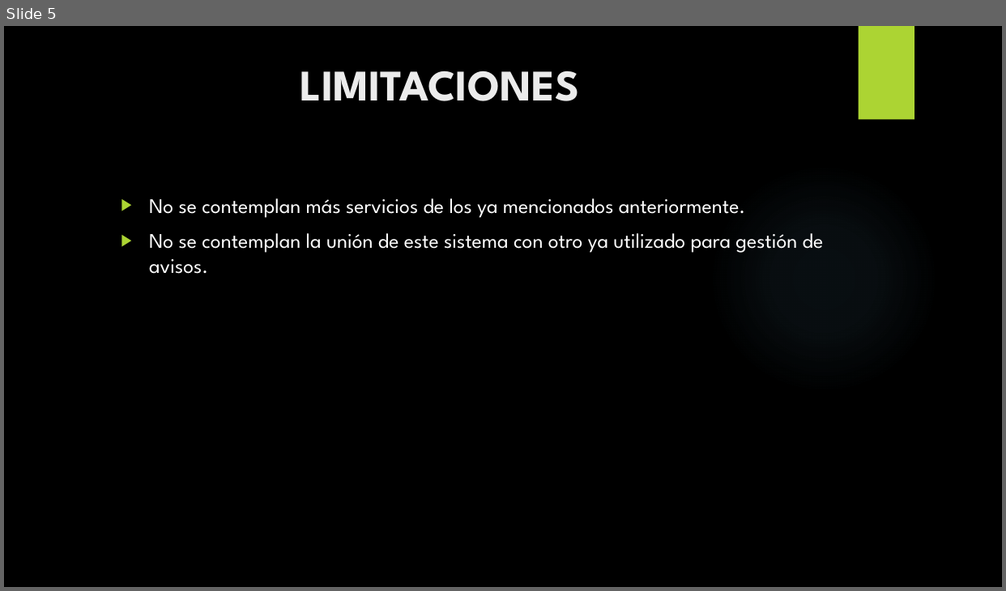
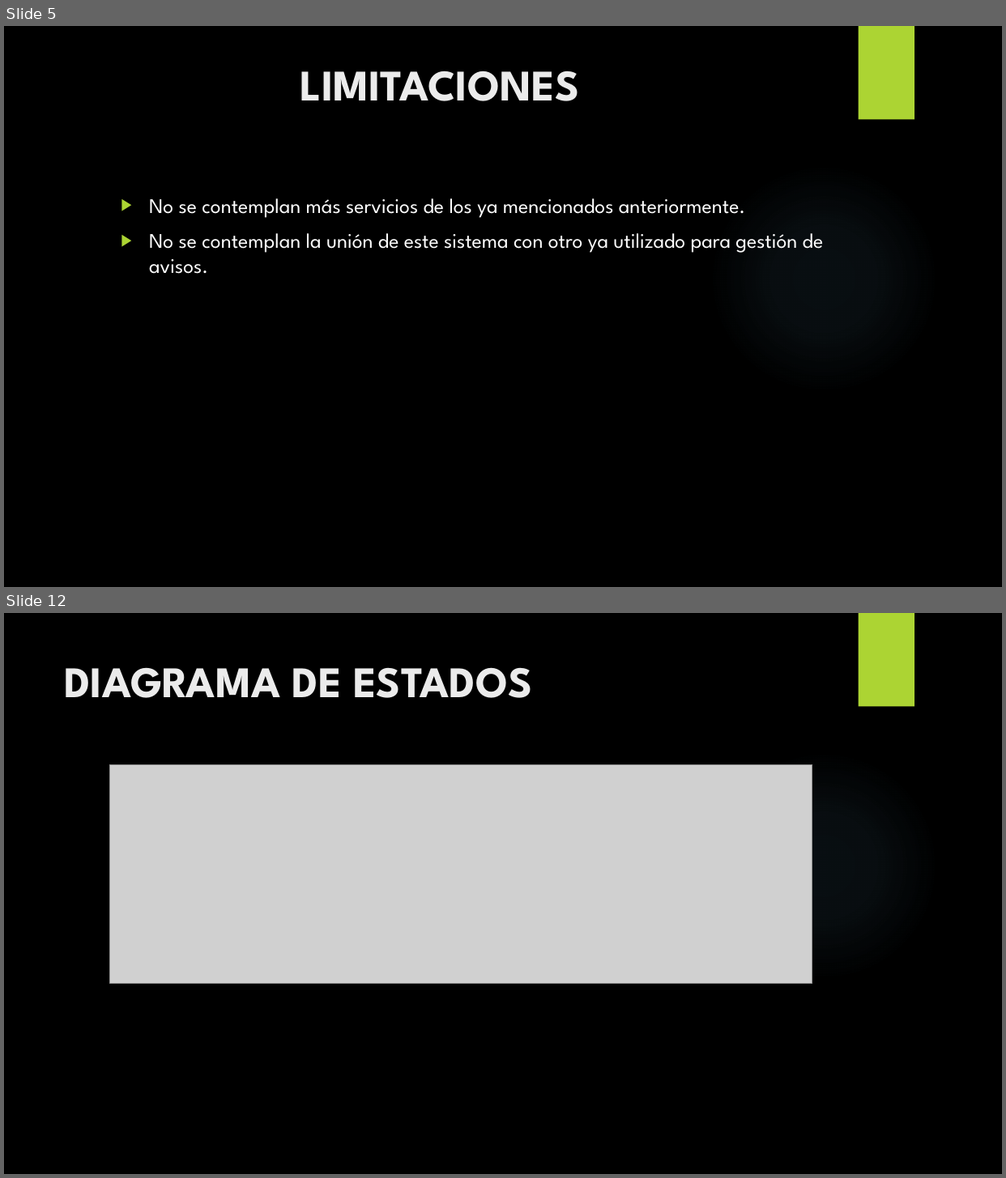
Before and after one commit to areco93/F5Facat, a slide deck: Documentos/F5 Facat(Final).pptx. Shown one above the other, each under a label of ours: slide 5 before the commit, slides 5 and 12 after it; the slides between them are not shown. The pictures are 1006x591 and 1006x1178 pixels, drawn with LibreOffice and Linux fonts; fonts in the diff are those of the drawing; grey boxes stand for pictures; background and template pictures are left out. Boxes give left, top, right and bottom in pixels: in the first picture for what was removed or moved away, otherwise in the second. Text is boxed around its words. In the diff, an @@ line names an element or a change of style, - is before the commit and + after.

```diff
--- a/Documentos/F5 Facat(Final).pptx
+++ b/Documentos/F5 Facat(Final).pptx
@@ slide 12 added at bbox=[4, 613, 1002, 1174], background picture (left out); not listed: 2 template elements that a slide beside it also shows @@
@@ title added at bbox=[65, 667, 532, 698], 42 pt, text #EBEBEB, bold @@
+DIAGRAMA DE ESTADOS
@@ picture added at bbox=[110, 765, 812, 984] @@
```
Also in this commit, not shown: 14 other slides added, 1 slide removed, 52 other files.
